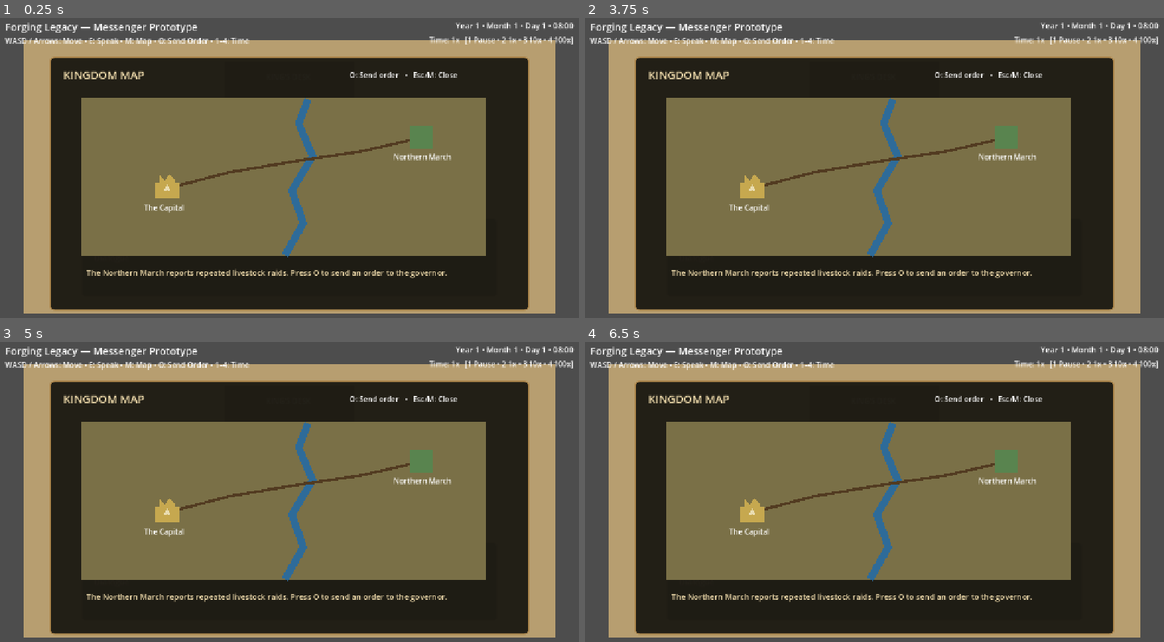
Above: before the commit, frames 1-4 (two rows, left to right).
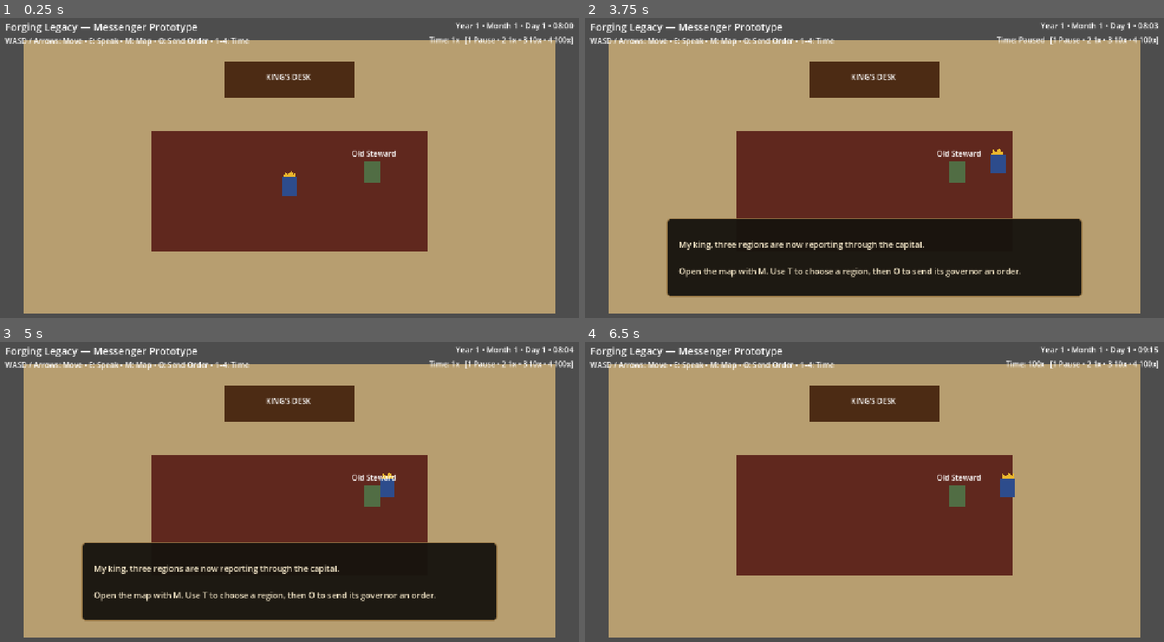
Above: after the commit, the same moments.

Repository: thomasmcanerney-gif/forging-legacy-game
Game: Godot game, scene res://scenes/main.tscn
The game is run twice, just before and just after one commit, with the same random seed, the same clock (stepped at 60 frames per second) and the same inputs.
Inputs:
- Up to frame 1 (0.25 s): no input
- Up to frame 2 (3.75 s): tap E (interact) at 0.5, 0.6, 1.25, 1.55, 2, 2.1, 2.75, 3.05, 3.5 s; hold D (move_right) 0.53-1.28 s; tap T at 0.8, 1.35, 2.3, 2.85 s; hold S (move_down) 1.28-2.03 s; hold D (move_right) 2.03-2.78 s; hold W (move_up) 2.78-3.53 s; hold A (move_left) from 3.53 s (still down); tap 1 at 3.6 s
- Up to frame 3 (5 s): keep holding A (move_left); tap T at 3.8 s; tap E (interact) at 4.25, 4.55 s; tap 2 at 4.35 s
- Up to frame 4 (6.5 s): release A (move_left) at 5.03 s; hold S (move_down) 5.03-5.78 s; tap 3 at 5.1 s; tap T at 5.3 s; hold D (move_right) from 5.78 s (still down); tap 4 at 5.85 s; tap E (interact) at 6.05 s

The runs differ from the first frame. In frame 1, 69% of the frame differs, in the area x 8-92%, y 12-98%; in frame 2, 61%; in frame 3, 61%; in frame 4, 70%, in the area x 8-100%, y 1-98%.
Error before the commit: Parse Error: Too few arguments for "start_journey()" call. Expected at least 1 but received 0. (res://scripts/main.gd:88)
Error after the commit: Attempt to call function 'get_region_ids' in base 'null instance' on a null instance. (res://scripts/main.gd:99)

Commit message:
Drive map and orders from region data

Diff:
--- a/scripts/main.gd
+++ b/scripts/main.gd
@@ -4,6 +4,7 @@
 @onready var advisor: Area2D = $Advisor
 @onready var game_time: GameTime = $GameTime
 @onready var messenger_system: MessengerSystem = $MessengerSystem
+@onready var kingdom_state: KingdomState = $KingdomState
 @onready var prompt: Label = $UI/InteractionPrompt
 @onready var dialogue_panel: PanelContainer = $UI/DialoguePanel
 @onready var dialogue_text: Label = $UI/DialoguePanel/MarginContainer/DialogueText
@@ -11,13 +12,14 @@
 @onready var speed_label: Label = $UI/SpeedLabel
 @onready var map_panel: Panel = $UI/MapPanel
 @onready var map_status: Label = $UI/MapPanel/MapStatus
+@onready var selected_region_label: Label = $UI/MapPanel/SelectedRegion
 @onready var messenger_marker: Polygon2D = $UI/MapPanel/Messenger
 
 const CAPITAL_POS := Vector2(255, 285)
-const NORTHERN_MARCH_POS := Vector2(805, 175)
 
 var dialogue_open := false
 var map_open := false
+var selected_region_index := 0
 
 func _ready() -> void:
 	dialogue_panel.visible = false
@@ -34,6 +36,7 @@
 
 	_on_time_changed(game_time.get_display_text())
 	_on_speed_changed(game_time.get_speed_name())
+	_update_selected_region_display()
 
 func _process(delta: float) -> void:
 	messenger_system.advance(delta, game_time.speed_multiplier)
@@ -44,7 +47,7 @@
 	if close_enough and Input.is_action_just_pressed("interact") and not map_open:
 		_set_dialogue_open(not dialogue_open)
 		if dialogue_open:
-			dialogue_text.text = "My king, reports from the Northern March require your attention.\n\nOpen the kingdom map with M. When you are ready, send the governor an order with O."
+			dialogue_text.text = "My king, three regions are now reporting through the capital.\n\nOpen the map with M. Use T to choose a region, then O to send its governor an order."
 
 	if dialogue_open and Input.is_action_just_pressed("ui_cancel"):
 		_set_dialogue_open(false)
@@ -62,6 +65,9 @@
 				game_time.set_speed(100.0)
 			KEY_M:
 				_toggle_map()
+			KEY_T:
+				if map_open and not messenger_system.active:
+					_cycle_selected_region()
 			KEY_O:
 				if map_open:
 					_send_regional_order()
@@ -79,13 +85,41 @@
 		_set_dialogue_open(false)
 	player.set_movement_enabled(not open and not dialogue_open)
 	prompt.visible = false
+	if open and not messenger_system.active:
+		_update_selected_region_display()
+
+func _cycle_selected_region() -> void:
+	var ids := kingdom_state.get_region_ids()
+	if ids.is_empty():
+		return
+	selected_region_index = (selected_region_index + 1) % ids.size()
+	_update_selected_region_display()
+
+func _get_selected_region() -> RegionData:
+	var ids := kingdom_state.get_region_ids()
+	if ids.is_empty():
+		return null
+	return kingdom_state.get_region(ids[selected_region_index])
+
+func _update_selected_region_display() -> void:
+	var region := _get_selected_region()
+	if region == null:
+		selected_region_label.text = "No region selected"
+		return
+	selected_region_label.text = "Selected: %s" % region.get_summary()
+	map_status.text = "Press T to select another region or O to send an order to %s." % region.display_name
 
 func _send_regional_order() -> void:
 	if messenger_system.active:
-		map_status.text = "A royal messenger is already carrying this matter."
+		map_status.text = "A royal messenger is already carrying a matter."
 		return
 
-	messenger_system.start_journey()
+	var region := _get_selected_region()
+	if region == null:
+		map_status.text = "No region is available for orders."
+		return
+
+	messenger_system.start_journey(region)
 
 func _set_dialogue_open(open: bool) -> void:
 	dialogue_open = open
@@ -99,19 +133,26 @@
 func _on_speed_changed(speed_name: String) -> void:
 	speed_label.text = "Time: %s   [1 Pause • 2 1x • 3 10x • 4 100x]" % speed_name
 
-func _on_journey_started() -> void:
+func _on_journey_started(target_id: String) -> void:
 	messenger_marker.visible = true
 	messenger_marker.position = CAPITAL_POS
+	var region := kingdom_state.get_region(target_id)
+	if region != null:
+		selected_region_label.text = "Active route: %s" % region.get_summary()
 
-func _on_journey_progress(progress: float, returning: bool) -> void:
+func _on_journey_progress(progress: float, returning: bool, target_id: String) -> void:
+	var region := kingdom_state.get_region(target_id)
+	if region == null:
+		return
 	if returning:
-		messenger_marker.position = NORTHERN_MARCH_POS.lerp(CAPITAL_POS, progress)
+		messenger_marker.position = region.map_position.lerp(CAPITAL_POS, progress)
 	else:
-		messenger_marker.position = CAPITAL_POS.lerp(NORTHERN_MARCH_POS, progress)
+		messenger_marker.position = CAPITAL_POS.lerp(region.map_position, progress)
 
 func _on_messenger_phase_changed(text: String) -> void:
 	map_status.text = text
 
-func _on_journey_completed() -> void:
+func _on_journey_completed(_target_id: String) -> void:
 	messenger_marker.position = CAPITAL_POS
 	messenger_marker.visible = false
+	_update_selected_region_display()
